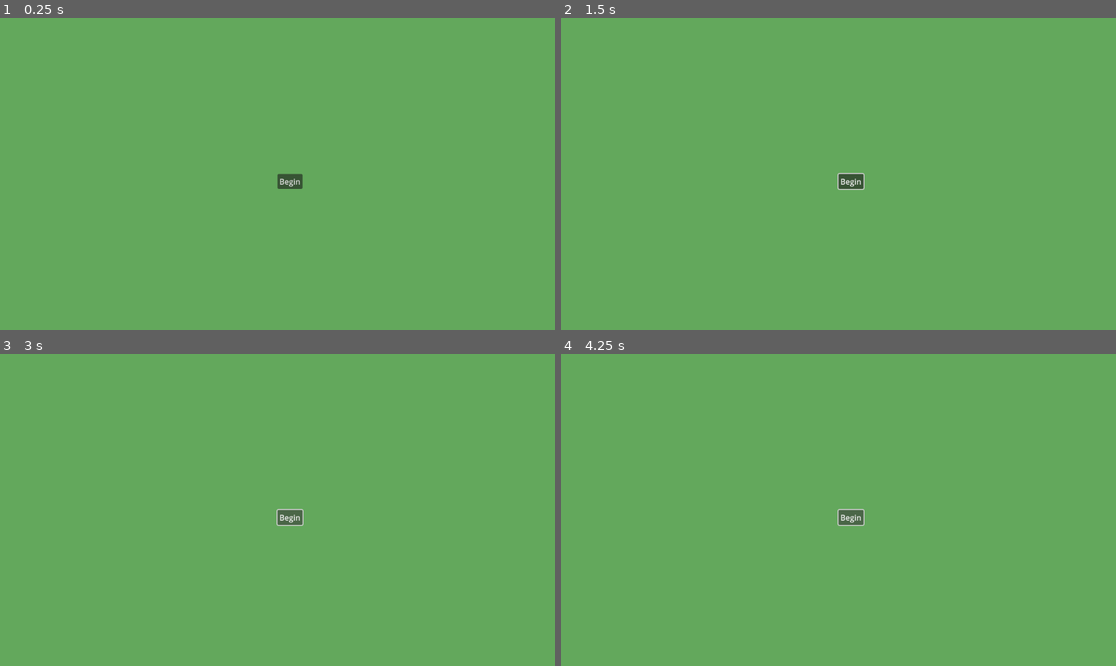
Above: before the commit, frames 1-4 (two rows, left to right).
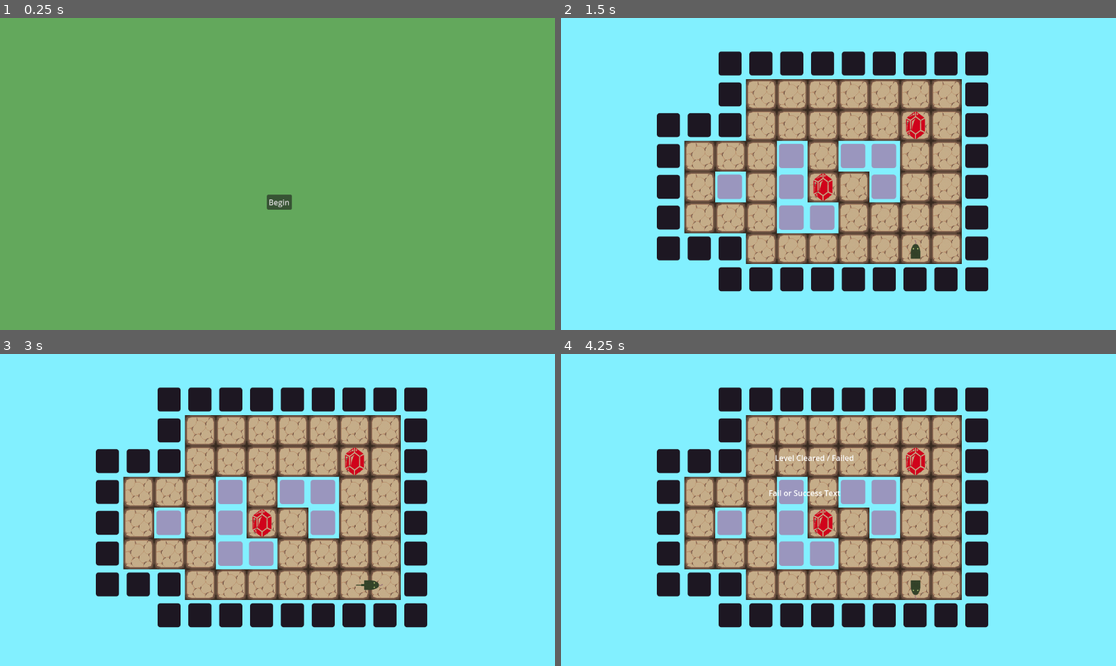
Above: after the commit, the same moments.

Repository: iguessfive/GMTK-Game-Jam
Game: Godot game, scene res://ui/start_menu.tscn
Two runs of this game, one before a commit and one after it. Both use one fixed random seed, a clock stepped at 60 frames per second and the inputs below. Before the commit the project has no main scene; this scene is started directly in both runs. Sound files missing from this copy of the repository are replaced by a short silence.
Inputs (mouse positions are in pixels of both pictures, inside the frame that each line leads up to):
- Up to frame 1 (0.25 s): no input
- Up to frame 2 (1.5 s): click "Begin" at 0.5 s; click (733, 127) at 1.27 s
- Up to frame 3 (3 s): click (288, 516) at 2 s, where only the run before the commit has a clickable "Begin"; tap Enter at 2.75 s; hold D (move_right) from 2.78 s (still down); hold Space (throw) from 2.78 s (still down)
- Up to frame 4 (4.25 s): release D (move_right) at 3.53 s; release Space (throw) at 3.53 s; hold S (move_down) from 3.53 s (still down); tap Space (throw) at 3.6 s

The runs differ from the first frame. In frame 1, 0.4% of the frame differs, in the area x 48-55%, y 49-62%; in frame 2, 100%, in the area x 0-100%, y 0-100%; in frame 3, 100%; in frame 4, 100%.

Commit message:
feat: connect interface for player to nav game

Diff:
--- a/gameplay/ouroborous_game.tscn
+++ b/gameplay/ancient_egypt_demo.tscn
@@ -1,9 +1,10 @@
-[gd_scene load_steps=3 format=3 uid="uid://b7om10vhhj4rl"]
+[gd_scene load_steps=4 format=3 uid="uid://b7om10vhhj4rl"]
 
 [ext_resource type="PackedScene" uid="uid://bomryssos12v2" path="res://gameplay/snake.tscn" id="1_h0s8t"]
 [ext_resource type="PackedScene" uid="uid://ba870ecmck1yx" path="res://gameplay/level_example.tscn" id="2_y1cqu"]
+[ext_resource type="PackedScene" uid="uid://bs70d2cpeeq0w" path="res://ui/menu.tscn" id="3_stmoa"]
 
-[node name="OuroborousGame" type="Node2D"]
+[node name="AncientEgyptDemo" type="Node2D"]
 
 [node name="Snake" parent="." node_paths=PackedStringArray("level", "hazards") instance=ExtResource("1_h0s8t")]
 position = Vector2(736, 480)
@@ -15,6 +16,8 @@
 position = Vector2(0, -1)
 player_reference = NodePath("../Snake")
 
+[node name="Menu" parent="." instance=ExtResource("3_stmoa")]
+
 [editable path="Snake"]
 [editable path="LevelExample"]
 [editable path="LevelExample/CollectibleManager/Collectibles"]
--- a/gameplay/collectibles.tscn
+++ b/gameplay/collectibles.tscn
@@ -21,3 +21,4 @@
 
 [node name="AudioStreamPlayer" type="AudioStreamPlayer" parent="."]
 stream = ExtResource("3_ollpg")
+bus = &"SFX"
--- a/gameplay/level_layer.gd
+++ b/gameplay/level_layer.gd
@@ -59,6 +59,11 @@
 		sfx.stream = FAILED_LEVEL
 		sfx.play()
 
+	if get_tree().has_group("menu"):
+		var menu = get_tree().get_first_node_in_group("menu")
+		menu.get_child(1).visible = true  # show end menu
+		print_debug("End menu shown")
+
 func cleared_challenge() -> bool:
 	sfx.stream = COMPLETED_COLLECTION
 	sfx.play()
--- a/gameplay/snake.gd
+++ b/gameplay/snake.gd
@@ -63,6 +63,14 @@
 	if direction.length() > 0:
 		persisent_body.add_point(head.global_position )
 
+func _input(event: InputEvent) -> void:
+	if event.is_action_pressed("menu"):
+		if get_tree().has_group("menu"):
+			var menu = get_tree().get_first_node_in_group("menu")
+			menu.get_child(0).visible = not menu.get_child(0).visible
+			print("ui found")
+
+
 func _on_collector_area_entered(area: Area2D) -> void:
 	if area.is_in_group("collectible"):
 		area.destroy()  # handle pickups specific logic, sfx, animation, etc.
--- a/project.godot
+++ b/project.godot
@@ -11,6 +11,7 @@
 [application]
 
 config/name="GMTK Jam 2025"
+run/main_scene="uid://cri47snqk0htp"
 config/features=PackedStringArray("4.4", "GL Compatibility")
 config/icon="res://icon.svg"
 
@@ -50,6 +51,11 @@
 , Object(InputEventMouseButton,"resource_local_to_scene":false,"resource_name":"","device":-1,"window_id":0,"alt_presse …(249 unchanged characters)…
 ]
 }
+menu={
+"deadzone": 0.2,
+"events": [Object(InputEventKey,"resource_local_to_scene":false,"resource_name":"","device":-1,"window_id":0,"alt_pressed":false,"shift_pressed":false,"ctrl_pressed":false,"meta_pressed":false,"pressed":false,"keycode":0,"physical_keycode":4194306,"key_label":0,"unicode":0,"location":0,"echo":false,"script":null)
+]
+}
 
 [layer_names]
 
--- /dev/null
+++ b/ui/level_end_menu.tscn
@@ -0,0 +1,30 @@
+[gd_scene format=3 uid="uid://t6i3xvf8x24f"]
+
+[node name="EndLevelMenu" type="Control"]
+layout_mode = 3
+anchors_preset = 15
+anchor_right = 1.0
+anchor_bottom = 1.0
+grow_horizontal = 2
+grow_vertical = 2
+
+[node name="Label" type="Label" parent="."]
+layout_mode = 1
+anchors_preset = -1
+anchor_left = 0.385417
+anchor_top = 0.314815
+anchor_right = 0.527778
+anchor_bottom = 0.350309
+text = "Level Cleared / Failed"
+metadata/_edit_use_anchors_ = true
+
+[node name="RichTextLabel" type="RichTextLabel" parent="."]
+layout_mode = 1
+anchors_preset = -1
+anchor_left = 0.374132
+anchor_top = 0.427469
+anchor_right = 0.542535
+anchor_bottom = 0.462963
+text = "Fail or Success Text"
+fit_content = true
+metadata/_edit_use_anchors_ = true
--- /dev/null
+++ b/ui/level_selector_menu.gd
@@ -0,0 +1,6 @@
+extends Control
+
+@export var ancient_egypt: PackedScene
+
+func _on_ancient_egypt_pressed() -> void:
+    get_tree().change_scene_to_packed(ancient_egypt)
--- /dev/null
+++ b/ui/level_selector_menu.tscn
@@ -0,0 +1,63 @@
+[gd_scene load_steps=11 format=3 uid="uid://o374m3kyeprx"]
+
+[ext_resource type="Script" uid="uid://bmi3pgd3ijev1" path="res://ui/level_selector_menu.gd" id="1_0a04p"]
+[ext_resource type="Texture2D" uid="uid://dbt6dpx6gph1f" path="res://assets/buttons/egypt_normal.png" id="1_6m5so"]
+[ext_resource type="Texture2D" uid="uid://b4yh6a1daytx3" path="res://assets/buttons/egypt_pressed.png" id="2_bb7yj"]
+[ext_resource type="PackedScene" uid="uid://b7om10vhhj4rl" path="res://gameplay/ancient_egypt_demo.tscn" id="2_do00l"]
+[ext_resource type="Texture2D" uid="uid://de4in5iskjeks" path="res://assets/buttons/norse_normal.png" id="3_g6qfp"]
+[ext_resource type="Texture2D" uid="uid://c158vrlnkoe25" path="res://assets/buttons/norse_pressed.png" id="4_0a04p"]
+[ext_resource type="Texture2D" uid="uid://cswo2lpdcsycw" path="res://assets/buttons/uncertainty_normal.png" id="5_do00l"]
+[ext_resource type="Texture2D" uid="uid://bglm3yb4b0603" path="res://assets/buttons/uncertainty_pressed.png" id="6_twhk5"]
+[ext_resource type="Texture2D" uid="uid://cbj42vi0whra2" path="res://assets/buttons/random.png" id="7_d4ekp"]
+[ext_resource type="Texture2D" uid="uid://qmpy6w3peg7c" path="res://assets/buttons/random_pressed.png" id="8_drkad"]
+
+[node name="LevelSelectorMenu" type="Control"]
+layout_mode = 3
+anchors_preset = 15
+anchor_right = 1.0
+anchor_bottom = 1.0
+grow_horizontal = 2
+grow_vertical = 2
+mouse_filter = 2
+script = ExtResource("1_0a04p")
+ancient_egypt = ExtResource("2_do00l")
+
+[node name="ColorRect" type="ColorRect" parent="."]
+layout_mode = 1
+anchors_preset = 15
+anchor_right = 1.0
+anchor_bottom = 1.0
+grow_horizontal = 2
+grow_vertical = 2
+color = Color(0, 0.294118, 0.0392157, 0.403922)
+
+[node name="GridContainer" type="GridContainer" parent="."]
+layout_mode = 1
+anchors_preset = -1
+anchor_left = 0.25
+anchor_top = 0.25
+anchor_right = 0.75
+anchor_bottom = 0.75
+columns = 4
+
+[node name="AncientEgypt" type="TextureButton" parent="GridContainer"]
+layout_mode = 2
+texture_normal = ExtResource("1_6m5so")
+texture_pressed = ExtResource("2_bb7yj")
+
+[node name="NorseMythology" type="TextureButton" parent="GridContainer"]
+layout_mode = 2
+texture_normal = ExtResource("3_g6qfp")
+texture_pressed = ExtResource("4_0a04p")
+
+[node name="TextureButton3" type="TextureButton" parent="GridContainer"]
+layout_mode = 2
+texture_normal = ExtResource("5_do00l")
+texture_pressed = ExtResource("6_twhk5")
+
+[node name="RandomLevel" type="TextureButton" parent="GridContainer"]
+layout_mode = 2
+texture_normal = ExtResource("7_d4ekp")
+texture_pressed = ExtResource("8_drkad")
+
+[connection signal="pressed" from="GridContainer/AncientEgypt" to="." method="_on_ancient_egypt_pressed"]
--- /dev/null
+++ b/ui/menu.tscn
@@ -0,0 +1,12 @@
+[gd_scene load_steps=3 format=3 uid="uid://bs70d2cpeeq0w"]
+
+[ext_resource type="PackedScene" uid="uid://mafcxi5o3n62" path="res://ui/option_menu.tscn" id="1_bwjgb"]
+[ext_resource type="PackedScene" uid="uid://t6i3xvf8x24f" path="res://ui/level_end_menu.tscn" id="2_udkah"]
+
+[node name="Menu" type="CanvasLayer" groups=["menu"]]
+
+[node name="OptionMenu" parent="." instance=ExtResource("1_bwjgb")]
+visible = false
+
+[node name="EndLevelMenu" parent="." instance=ExtResource("2_udkah")]
+visible = false
--- /dev/null
+++ b/ui/option_menu.tscn
@@ -0,0 +1,51 @@
+[gd_scene format=3 uid="uid://mafcxi5o3n62"]
+
+[node name="OptionMenu" type="Control"]
+layout_mode = 3
+anchor_left = 0.2
+anchor_top = 0.2
+anchor_right = 0.8
+anchor_bottom = 0.8
+
+[node name="Panel" type="Panel" parent="."]
+layout_mode = 1
+anchors_preset = 15
+anchor_right = 1.0
+anchor_bottom = 1.0
+grow_horizontal = 2
+grow_vertical = 2
+
+[node name="Label" type="Label" parent="."]
+layout_mode = 1
+anchors_preset = -1
+anchor_left = 0.426215
+anchor_right = 0.573785
+anchor_bottom = 0.0591564
+grow_horizontal = 2
+text = "Option Menu"
+horizontal_alignment = 1
+vertical_alignment = 1
+metadata/_edit_use_anchors_ = true
+
+[node name="CheckButton" type="CheckButton" parent="."]
+layout_mode = 1
+anchors_preset = -1
+anchor_left = 0.45081
+anchor_top = 0.124486
+anchor_right = 0.560764
+anchor_bottom = 0.204218
+grow_horizontal = 2
+text = "SFX"
+metadata/_edit_use_anchors_ = true
+
+[node name="Button" type="Button" parent="."]
+layout_mode = 1
+anchors_preset = -1
+anchor_left = 0.410301
+anchor_top = 0.260802
+anchor_right = 0.576678
+anchor_bottom = 0.340535
+offset_right = 3.05176e-05
+grow_horizontal = 2
+text = "Level Selector"
+metadata/_edit_use_anchors_ = true
--- /dev/null
+++ b/ui/start_menu.gd
@@ -0,0 +1,6 @@
+extends Control
+
+@export var level_selector: PackedScene
+
+func _on_start_button_pressed() -> void:
+    get_tree().change_scene_to_packed(level_selector)
--- a/ui/start_menu.tscn
+++ b/ui/start_menu.tscn
@@ -1,4 +1,7 @@
-[gd_scene format=3 uid="uid://cri47snqk0htp"]
+[gd_scene load_steps=3 format=3 uid="uid://cri47snqk0htp"]
+
+[ext_resource type="Script" uid="uid://cymgqvhwalplt" path="res://ui/start_menu.gd" id="1_kw4xl"]
+[ext_resource type="PackedScene" uid="uid://o374m3kyeprx" path="res://ui/level_selector_menu.tscn" id="2_iuit4"]
 
 [node name="StartMenu" type="Control"]
 layout_mode = 3
@@ -7,6 +10,8 @@
 anchor_bottom = 1.0
 grow_horizontal = 2
 grow_vertical = 2
+script = ExtResource("1_kw4xl")
+level_selector = ExtResource("2_iuit4")
 
 [node name="Background" type="ColorRect" parent="."]
 layout_mode = 1
@@ -17,14 +22,14 @@
 grow_vertical = 2
 color = Color(0.388235, 0.658824, 0.360784, 1)
 
-[node name="Button" type="Button" parent="."]
+[node name="StartButton" type="Button" parent="."]
 layout_mode = 1
 anchors_preset = -1
-anchor_left = 0.5
-anchor_top = 0.5
-anchor_right = 0.545139
-anchor_bottom = 0.54784
-offset_right = -52.0
-offset_bottom = -31.0
+anchor_left = 0.480903
+anchor_top = 0.566358
+anchor_right = 0.526042
+anchor_bottom = 0.614198
 text = "Begin"
 metadata/_edit_use_anchors_ = true
+
+[connection signal="pressed" from="StartButton" to="." method="_on_start_button_pressed"]
Binary file added: assets/buttons/egypt_normal.png
Not shown, added: assets/buttons/egypt_normal.png.import
Binary file added: assets/buttons/egypt_pressed.png
Not shown, added: assets/buttons/egypt_pressed.png.import
Binary file added: assets/buttons/norse_normal.png
Not shown, added: assets/buttons/norse_normal.png.import
Binary file added: assets/buttons/norse_pressed.png
Not shown, added: assets/buttons/norse_pressed.png.import
Binary file added: assets/buttons/random.png
Not shown, added: assets/buttons/random.png.import
Binary file added: assets/buttons/random_pressed.png
Not shown, added: assets/buttons/random_pressed.png.import
(and 6 more such lines)
